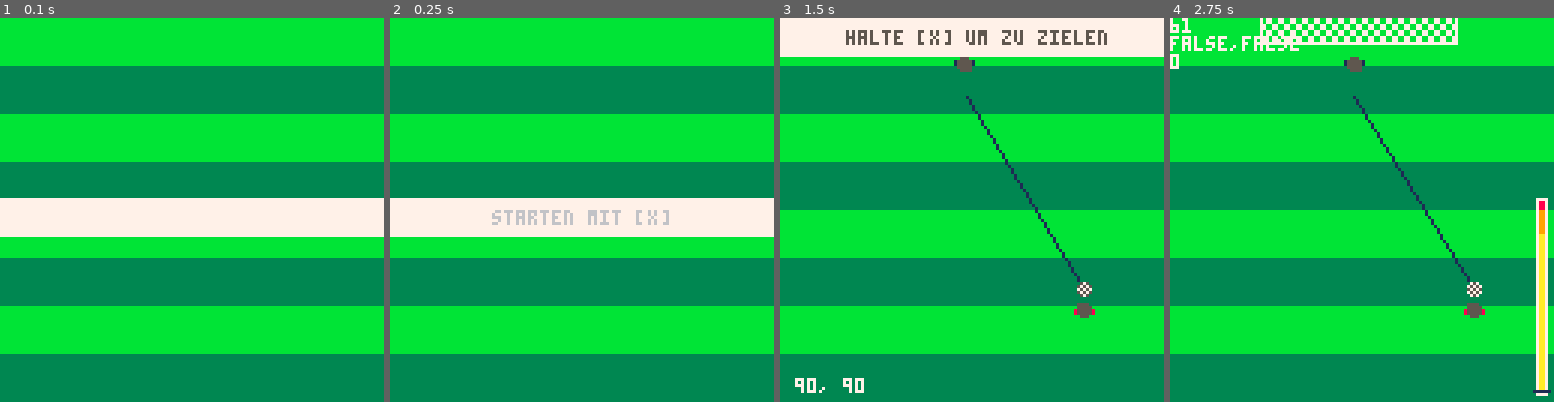
Above: before the commit, frames 1-4 (left to right).
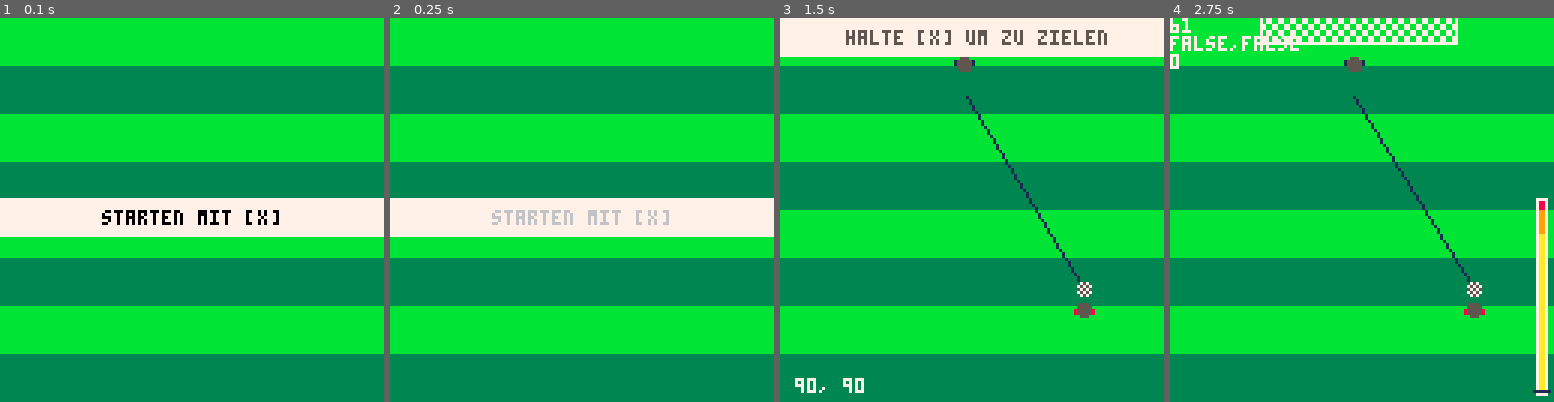
Above: after the commit, the same moments.

Repository: zothynine/torchance
Game: PICO-8 cartridge elfmeter.p8
Same seed, same stepped clock (60 frames per second), same inputs: the game is played once before the commit and once after it.
Inputs:
- Up to frame 1 (0.1 s): no input
- Up to frame 2 (0.25 s): no input
- Up to frame 3 (1.5 s): tap X (X key) at 0.33, 1.07 s
- Up to frame 4 (2.75 s): tap X (X key) at 1.85 s

The runs differ from the first frame. In frame 1, 0.7% of the frame differs, in the area x 26-73%, y 50-54%; in frame 2, nothing differs; in frame 3, 0.1%; in frame 4, nothing differs.

Commit message:
Reorganize _INIT()

Diff:
--- a/elfmeter.p8
+++ b/elfmeter.p8
@@ -113,12 +113,12 @@
 	if aiming.started
 				and not aiming.ended then
 
-		if aim_x <= 0
-					or aim_x >= 127 then
+		if aiming.x <= 0
+					or aiming.x >= 127 then
 			aiming.direction = aiming.direction * -1
 		end
 
-		aim_x = aim_x+aiming.direction*-1
+		aiming.x = aiming.x+aiming.direction*-1
 
 		if abs(aiming.direction) < aiming.full then
 			if aiming.direction < 0 then
@@ -140,7 +140,7 @@
 	draw_goal_top()
 	if ball.inplace then
 		--aiming line
-		line(aim_x,26,ball.x,ball.y,1)
+		line(aiming.x,26,ball.x,ball.y,1)
 	end
 	--ball
 	if not ball.inplace
@@ -209,7 +209,7 @@
 	--goal top
 	draw_goal_top()
 	--aiming line
-	line(aim_x,26,ball.x,ball.y,1)
+	line(aiming.x,26,ball.x,ball.y,1)
 	--ball
 	fillp(ball.smallp)
 	circfill(ball.x,ball.y,ball.r,ball.col)
@@ -230,7 +230,7 @@
 
 	--debug
 	color(7)
-	print(aim_x)
+	print(aiming.x)
 	print(tostr(kicking.started)..","..tostr(kicking.ended))
 	print(kicking.stren)
 	color()
@@ -275,45 +275,56 @@
 
 function _init()
 	mode = "start"
+	xdown = false
+	fresh = true
+
 	timer = {
 		frames = 0
 	}
-	xdown = false
-	fresh = true
-	player = {}
-	kicking = {}
-	aiming = {}
-	hint = {}
-	ball = {}
-	player.x = 59
-	player.y = 113
-	player.runin = 30
-	aiming.direction = 0.1
-	aiming.full = 6
-	aiming.started = false
-	aiming.ended = false
-	aim_x = 62
-	kicking.started = false
-	kicking.ended = false
-	kicking.stren = 0
-	kicking.full = 62
-	kicking.velo = 0.1
-	kicking.bary = 124
-	hint.colors = {7,6,5,5,6}
-	hint.colpos = 1
-	hint.txtcol = hint.colors[1]
-	hint.blinktimer = 0
-	ball.r = 2
-	ball.x = flr(rnd(110))
-	ball.y = 130
-	ball.ty = 60+flr(rnd(45))
-	ball.inplace = false
-	ball.col = 0x57
-	ball.bigp = 0b0011001111001100
-	ball.bigp2 = 0b1100110000110011
-	ball.smallp = 0b0101101001011010
-	ball.smallp2 = 0b1010010110100101
-	ball.pat = ball.smallp
+
+	player = {
+		x = 59,
+		y = 113,
+		runin = 30
+	}
+
+	aiming = {
+		direction = 0.1,
+		full = 6,
+		started = false,
+		ended = false,
+		x = 62
+	}
+
+	kicking = {
+		started = false,
+		ended = false,
+		stren = 0,
+		full = 62,
+		velo = 0.1,
+		bary = 124
+	}
+
+	ball = {
+		r = 2,
+		x = flr(rnd(110)),
+		y = 130,
+		ty = 60+flr(rnd(45)),
+		inplace = false,
+		col = 0x57,
+		bigp = 0b0011001111001100,
+		bigp2 = 0b1100110000110011,
+		smallp = 0b0101101001011010,
+		smallp2 = 0b1010010110100101,
+		pat = nil
+	}
+
+	hint = {
+		colors = {7,6,5,5,6},
+		colpos = 1,
+		txtcol = nil,
+		blinktimer = 0
+	}
 end
 
 __gfx__
